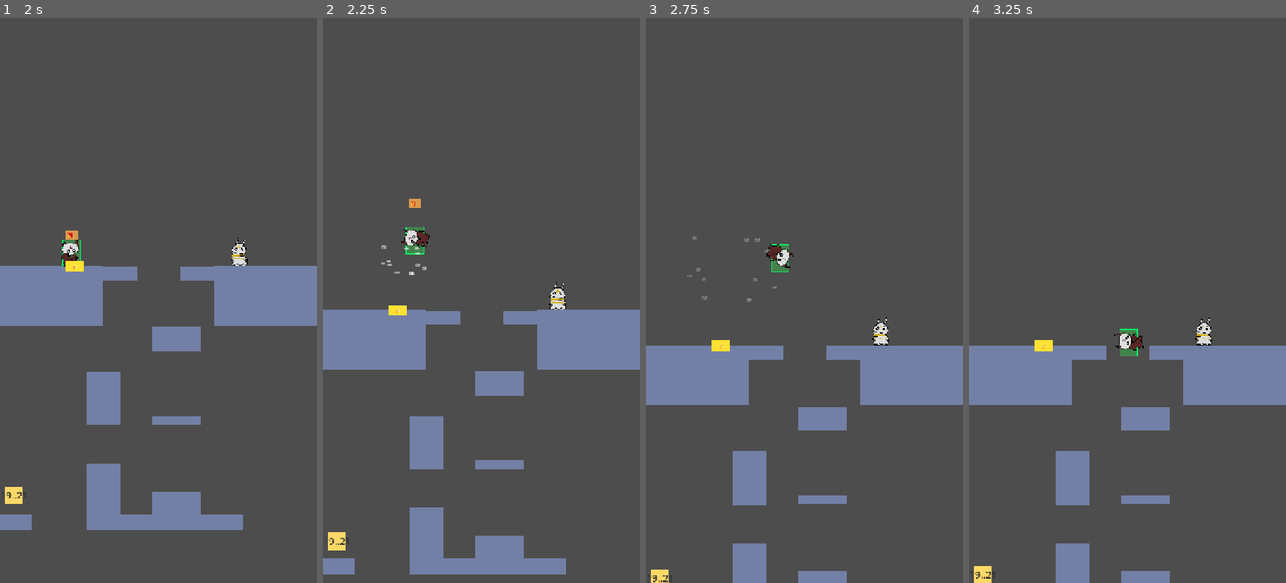
Above: before the commit, frames 1-4 (left to right).
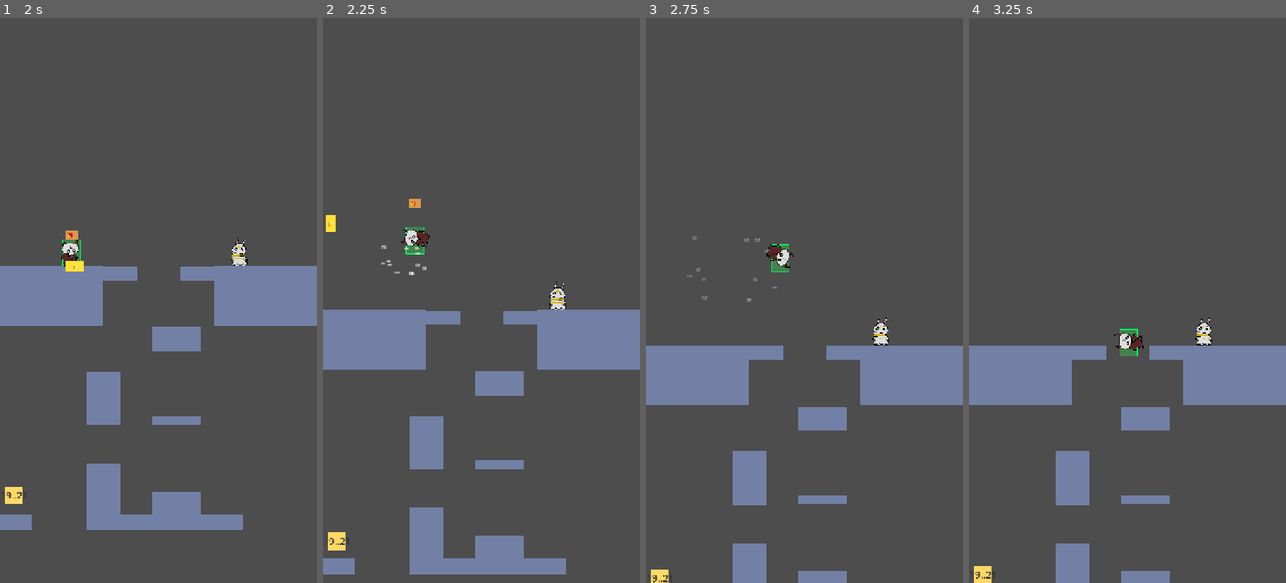
Above: after the commit, the same moments.

Repository: gimigkk/agustus-13
Game: Godot game, scene res://scenes/levels/test_level.tscn
The game is run twice, just before and just after one commit, with the same random seed, the same clock (stepped at 60 frames per second) and the same inputs.
Inputs:
- Up to frame 1 (2 s): tap Enter at 0.5 s; hold Right (move_right) from 0.53 s (still down); tap Space (jump) at 0.77, 1.52 s
- Up to frame 2 (2.25 s): release Right (move_right) at 2.03 s; hold Left (move_left) from 2.03 s (still down)
- Up to frame 3 (2.75 s): keep holding Left (move_left)
- Up to frame 4 (3.25 s): release Left (move_left) at 2.78 s; hold Right (move_right) from 2.78 s (still down); tap Space (jump) at 3.02 s

Frame 1 is identical in both runs. In frame 2, 0.2% of the frame differs, in the area x 0-27%, y 34-53%; in frame 3, 0.1%; in frame 4, 0.1%.

Commit message:
feat: animate banana peel spinning and flying offscreen on slip

Diff:
--- a/scripts/intro_cutscene.gd
+++ b/scripts/intro_cutscene.gd
@@ -204,6 +204,12 @@
 	if is_instance_valid(player_visual):
 		tween.tween_property(player_visual, "scale", Vector2(1.4, 0.5), 0.1).set_delay(slip_time)
 		tween.tween_property(player_visual, "scale", Vector2(1.0, 1.0), 0.1).set_delay(slip_time + 0.1)
+
+	# Banana peel spins rapidly and flies offscreen on slip!
+	if is_instance_valid(banana_prop):
+		tween.tween_property(banana_prop, "global_position", banana_prop.global_position + Vector2(-350.0, -450.0), 0.8).set_trans(Tween.TRANS_QUAD).set_ease(Tween.EASE_OUT).set_delay(slip_time)
+		tween.tween_property(banana_prop, "rotation_degrees", -1080.0, 0.8).set_delay(slip_time)
+		tween.tween_property(banana_prop, "modulate:a", 0.0, 0.3).set_delay(slip_time + 0.5)
 
 	# Box flies up and bursts immediately on slip
 	if is_instance_valid(box):
